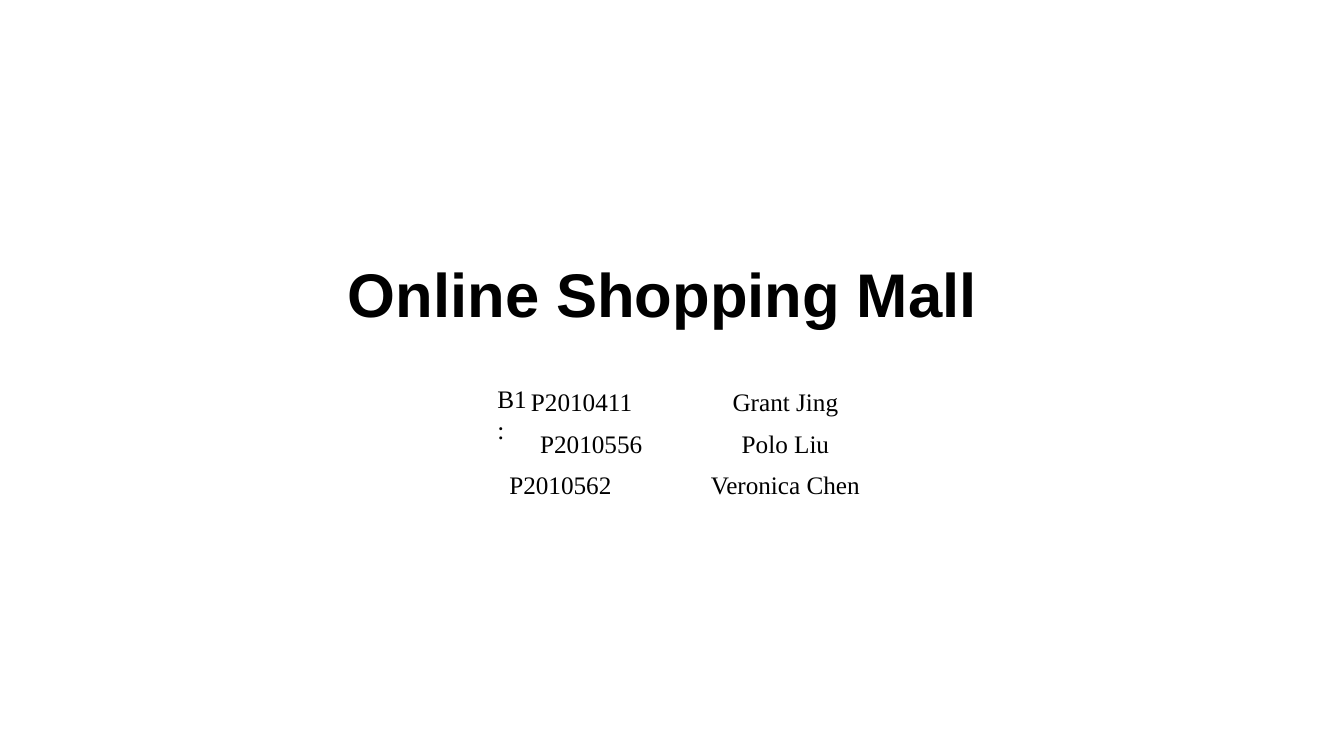
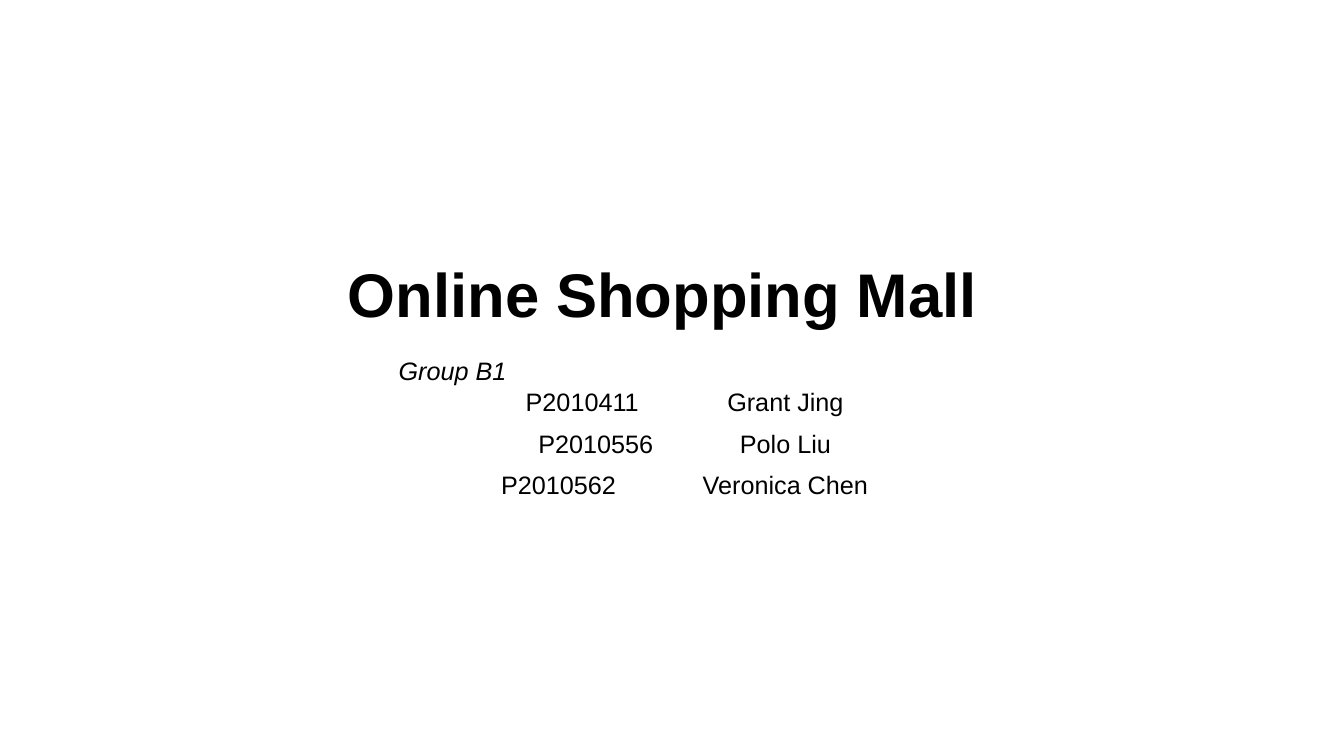
Before and after one commit to lrrong2020/Technical-Writing, a slide deck: slide 1 of Technical Writing.pptx. Drawn at 1344x756 pixels with LibreOffice and Linux fonts; fonts in the diff are those of the drawing. Boxes give left, top, right and bottom in pixels: in the first picture for what was removed or moved away, otherwise in the second. Text is boxed around its words. In the diff, an @@ line names an element or a change of style, - is before the commit and + after.

```diff
--- a/Technical Writing.pptx
+++ b/Technical Writing.pptx
@@ text "P2010411 Grant Jing" at box(501, 392, 868, 495): font Times New Roman to Arial @@
@@ text at box(399, 362, 507, 386): text changed; font Times New Roman to Arial; italic on @@
-B1:
+Group B1
```
Also in this commit, not shown: 1 other slide changed, 1 other file.
